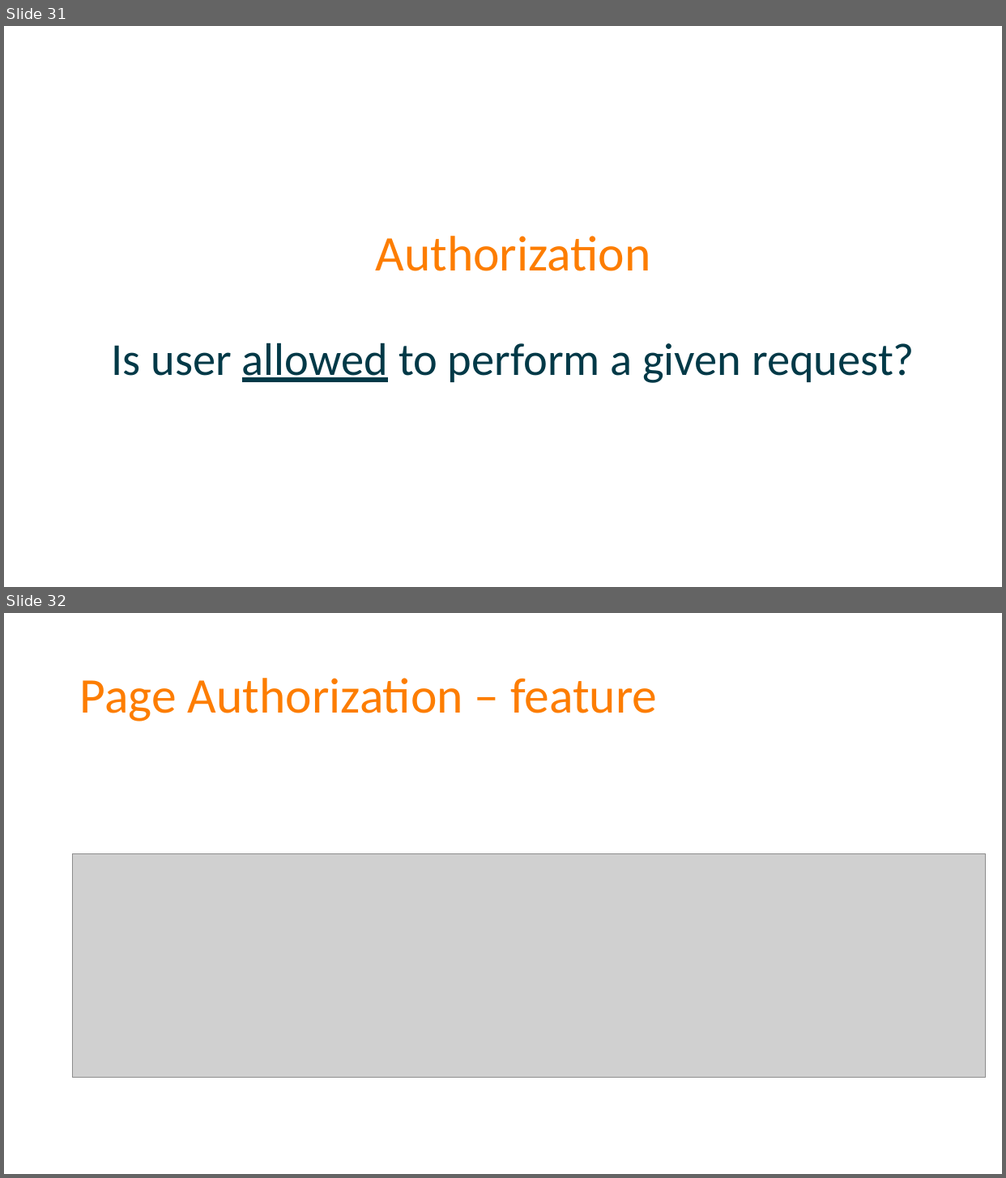
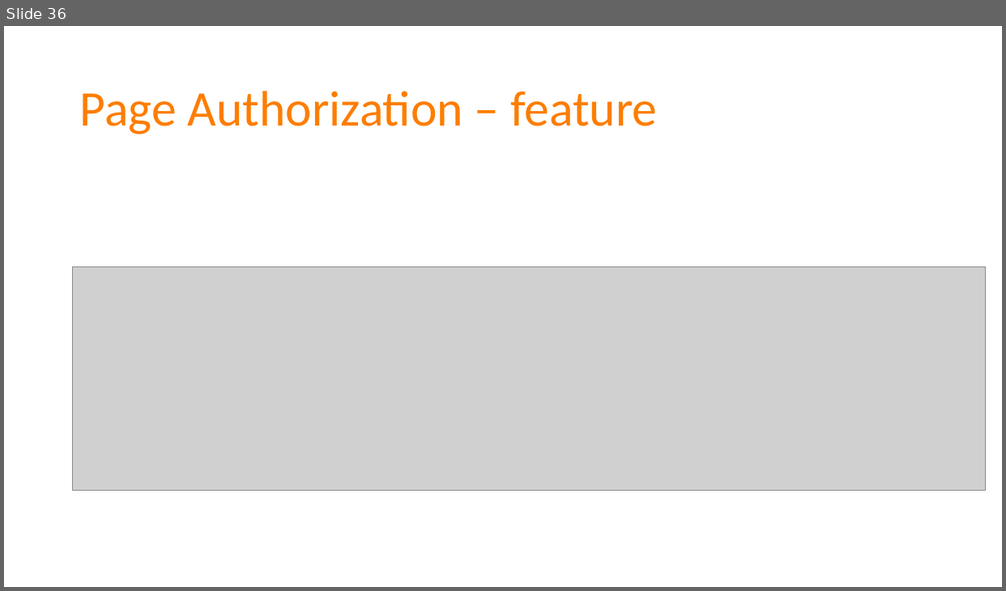
Before and after one commit to spetryjohnson/Talk---Dont-Write-Secure-Code-Design-Secure-Systems, a slide deck: Secure Systems - CodeMash 2017.pptx. Shown one above the other, each under a label of ours: slides 31 and 32 before the commit, slide 36 after it. The pictures are 1006x1178 and 1006x591 pixels, drawn with LibreOffice and Linux fonts; fonts in the diff are those of the drawing; grey boxes stand for pictures. Boxes give left, top, right and bottom in pixels: in the first picture for what was removed or moved away, otherwise in the second. Text is boxed around its words. In the diff, an @@ line names an element or a change of style, - is before the commit and + after.

```diff
--- a/Secure Systems - CodeMash 2017.pptx
+++ b/Secure Systems - CodeMash 2017.pptx
@@ slide 31 removed at (4,26,1002,587), background #FFFFFF @@
@@ title removed at (111,236,914,383) @@
-Authorization
-Is user allowed to perform a given request?
@@ what was slide 32 is now slide 36 @@
```
Also in this commit, not shown: 6 slides added, 1 other file.
